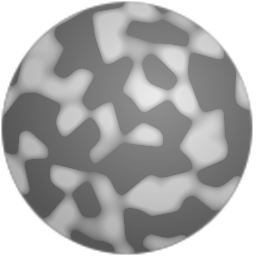
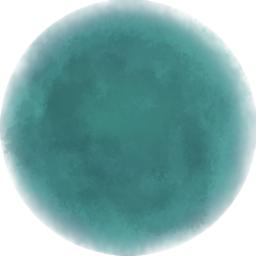
Layer changes from the first 256 × 256 image to the second:
added layer "Layer #3" above "Layer #2" over 0, 0, 256, 256
hid "Layer" over 1, 1, 253, 255
hid "Background" over 1, 1, 253, 255
